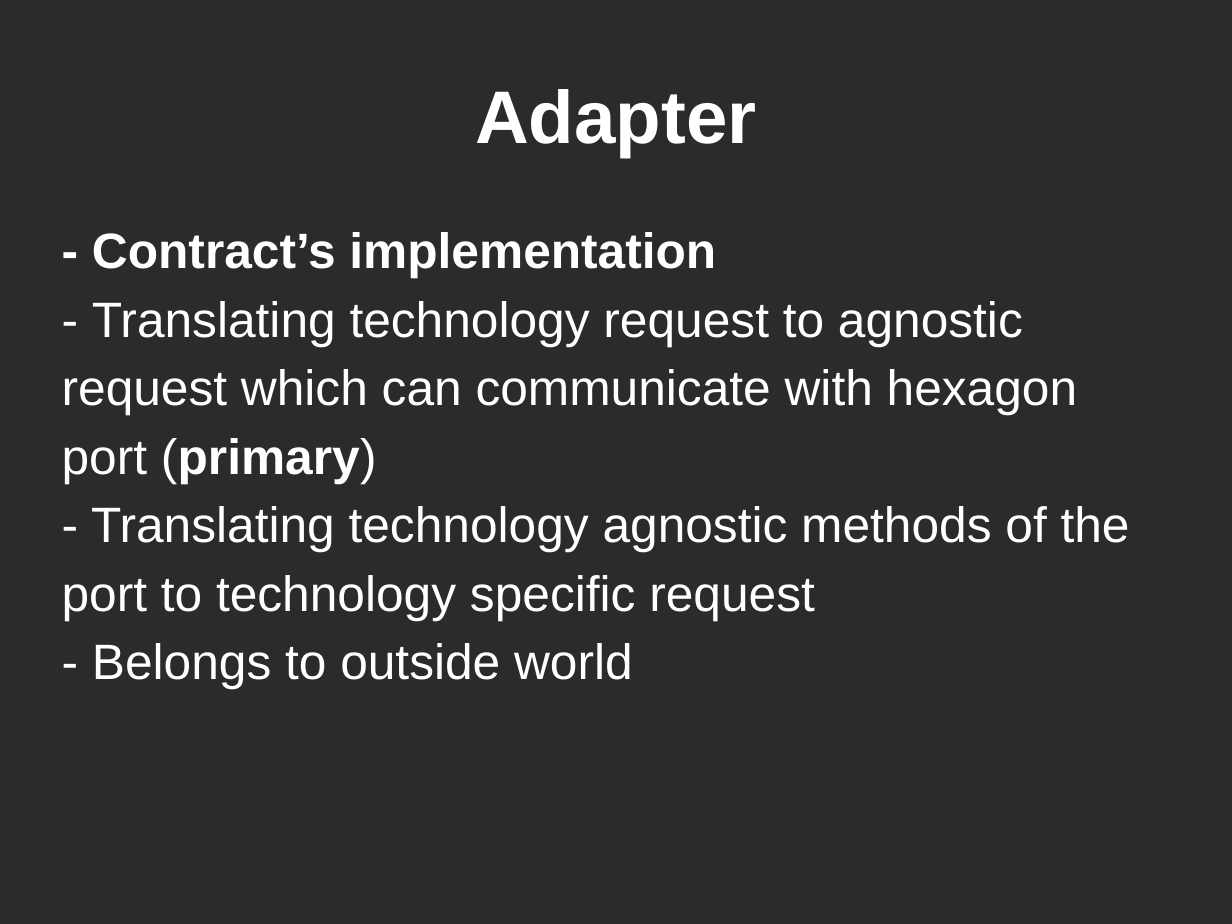
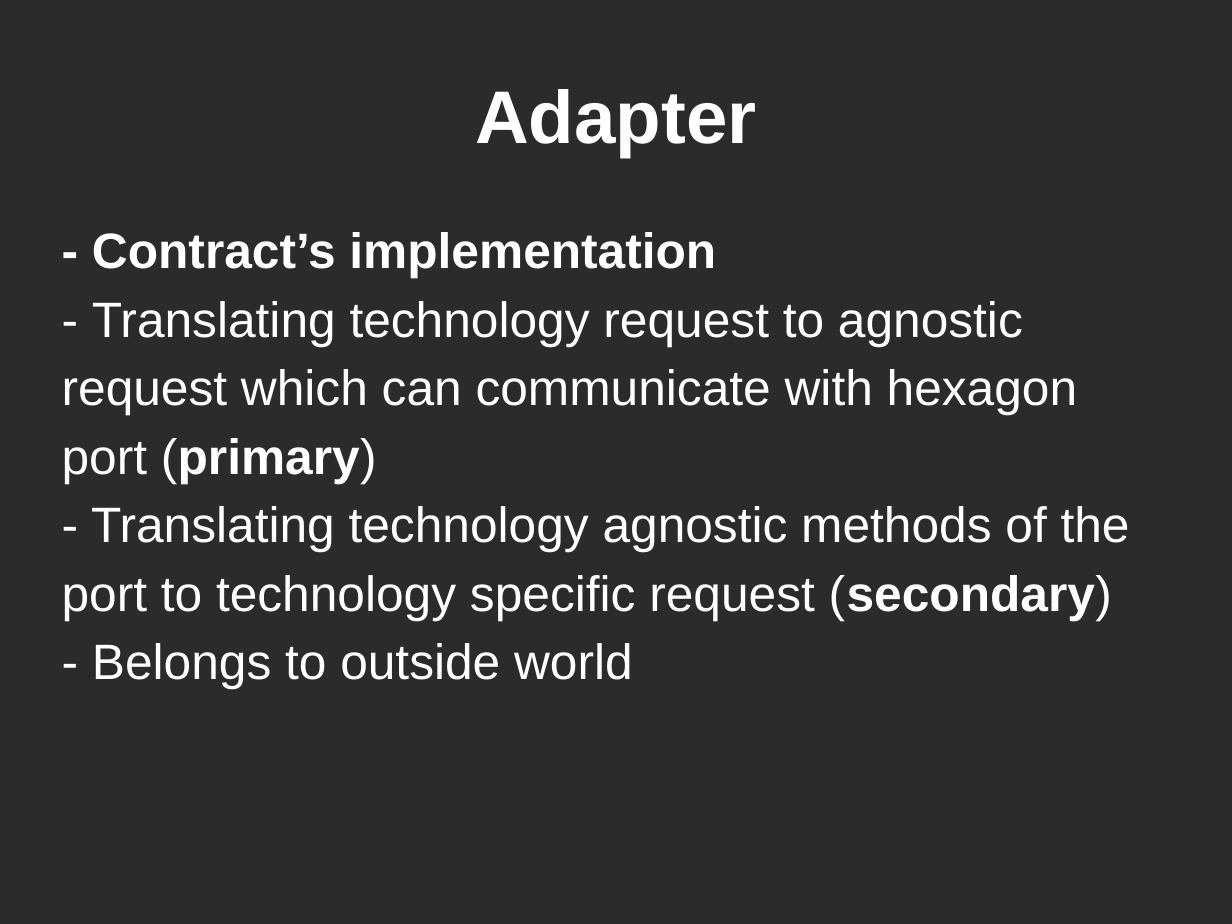
Before and after one commit to mateuszwinnicki/talks, a slide deck: slide 16 of HexagonalArchitecture/HexagonalArchitecture.odp (slide 15 before the commit). Drawn at 1232x924 pixels with LibreOffice and Linux fonts; fonts in the diff are those of the drawing; background and template pictures are left out; a plain dark background stands for a picture behind light text. Boxes give left, top, right and bottom in pixels: in the first picture for what was removed or moved away, otherwise in the second. Text is boxed around its words. In the diff, an @@ line names an element or a change of style, - is before the commit and + after.

Commit message:
Hexagonal Architecture - presentation improvements. Added poll in the end and depencendy slide. Minor spelling fixes Pdf is generated

```diff
--- a/HexagonalArchitecture/HexagonalArchitecture.odp
+++ b/HexagonalArchitecture/HexagonalArchitecture.odp
@@ subtitle at box(62, 506, 1130, 620): text changed @@
-- Translating technology agnostic methods of the port to technology specific request
+- Translating technology agnostic methods of the port to technology specific request (secondary)
```
Also in this commit, not shown: 4 other slides changed, 4 slides added, 1 other file.
